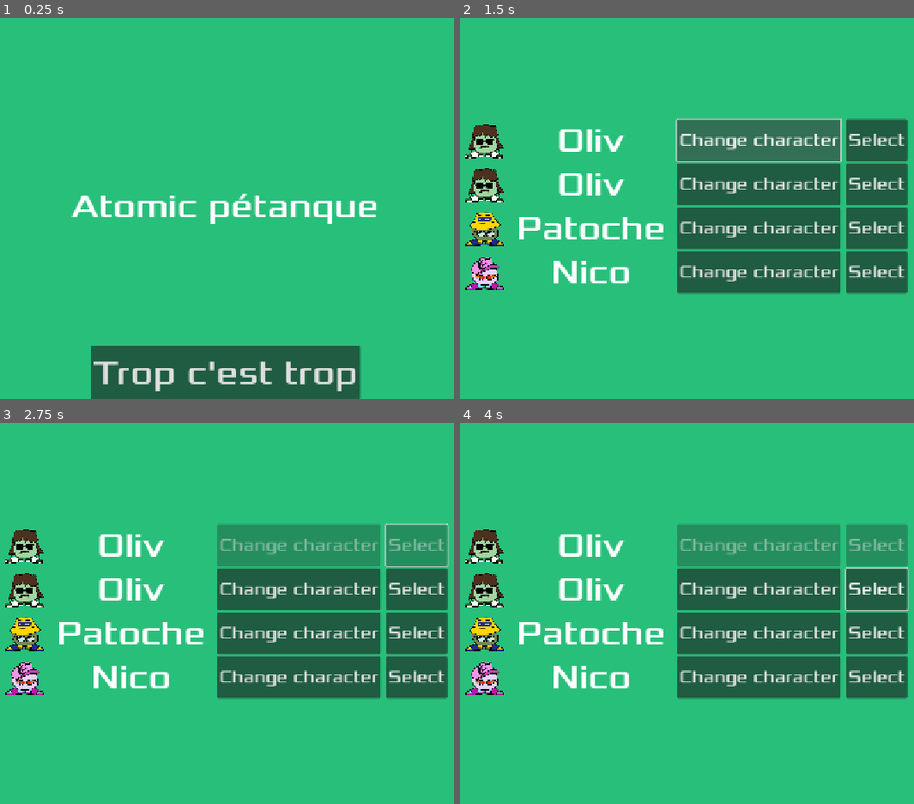
Above: before the commit, frames 1-4 (two rows, left to right).
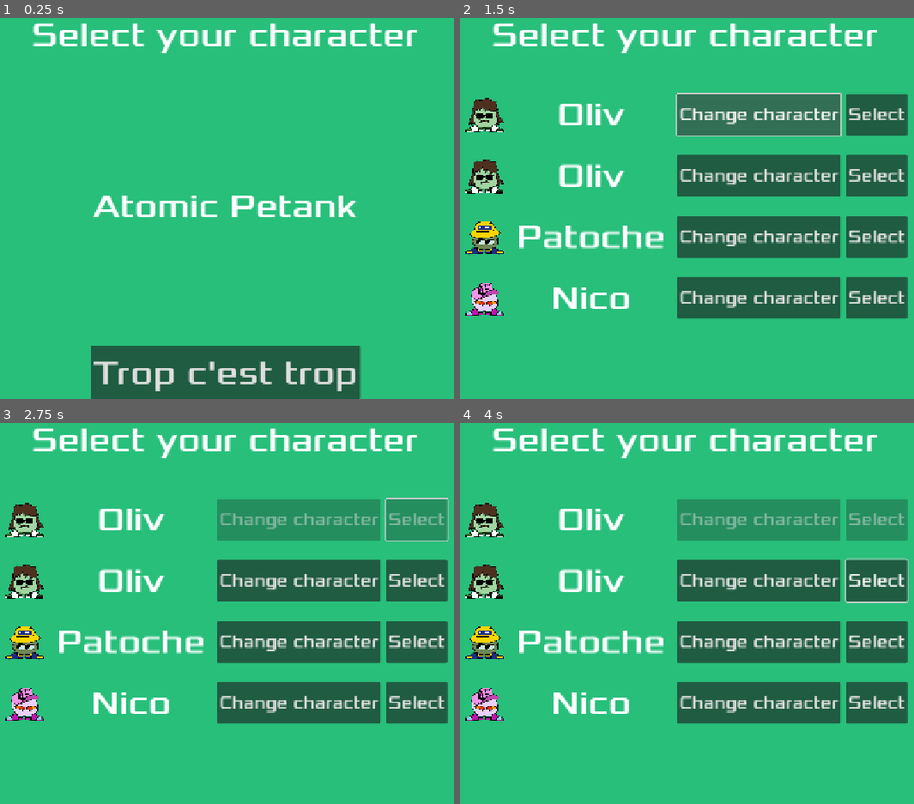
Above: after the commit, the same moments.

Repository: Robb-Fr/orbital-game-jam-7
Game: Godot game, scene res://main.tscn
Same seed, same stepped clock (60 frames per second), same inputs: the game is played once before the commit and once after it.
Inputs:
- Up to frame 1 (0.25 s): no input
- Up to frame 2 (1.5 s): click "Trop c'est trop" at 0.5 s; click "Change character" at 1.25 s
- Up to frame 3 (2.75 s): click "Select" at 2 s
- Up to frame 4 (4 s): tap Enter at 2.75 s; hold Right (move_right) 2.78-3.53 s; tap Space at 3.5 s; hold Down (move_down) from 3.53 s (still down)

The runs differ from the first frame. In frame 1, 4.0% of the frame differs, in the area x 7-92%, y 1-55%; in frame 2, 27%; in frame 3, 27%, in the area x 1-99%, y 1-79%; in frame 4, 27%.

Commit message:
adapts hud for better display

Diff:
--- a/character_select.tscn
+++ b/character_select.tscn
@@ -5,7 +5,7 @@
 [ext_resource type="FontFile" uid="uid://b00c3n5argown" path="res://fonts/Xolonium-Regular.ttf" id="2_5duen"]
 
 [node name="CharacterSelect" type="Control"]
-custom_minimum_size = Vector2(0, 78)
+custom_minimum_size = Vector2(0, 110)
 layout_mode = 3
 anchors_preset = 8
 anchor_left = 0.5
@@ -13,21 +13,24 @@
 anchor_right = 0.5
 anchor_bottom = 0.5
 offset_left = -413.5
-offset_top = -39.0
-offset_right = 413.5
-offset_bottom = 39.0
+offset_top = -45.0
+offset_right = 425.5
+offset_bottom = 45.0
 grow_horizontal = 2
 grow_vertical = 2
 script = ExtResource("1_6yhuy")
 
 [node name="HBoxContainer" type="HBoxContainer" parent="."]
 layout_mode = 1
-anchors_preset = 13
+anchors_preset = 8
 anchor_left = 0.5
+anchor_top = 0.5
 anchor_right = 0.5
-anchor_bottom = 1.0
-offset_left = -413.5
-offset_right = 413.5
+anchor_bottom = 0.5
+offset_left = -419.5
+offset_top = -39.0
+offset_right = 419.5
+offset_bottom = 39.0
 grow_horizontal = 2
 grow_vertical = 2
 theme_override_constants/separation = 10
--- a/hud.tscn
+++ b/hud.tscn
@@ -12,6 +12,19 @@
 
 [node name="HUD" type="CanvasLayer"]
 script = ExtResource("1_64ctp")
+
+[node name="HeaderMessage" type="Label" parent="."]
+anchors_preset = 5
+anchor_left = 0.5
+anchor_right = 0.5
+offset_left = -82.0
+offset_right = 82.0
+offset_bottom = 23.0
+grow_horizontal = 2
+size_flags_horizontal = 4
+theme_override_fonts/font = ExtResource("1_37p78")
+theme_override_font_sizes/font_size = 64
+text = "Select your character"
 
 [node name="ScoreLabel" type="Label" parent="."]
 anchors_preset = 5
@@ -43,7 +56,7 @@
 size_flags_horizontal = 4
 theme_override_fonts/font = ExtResource("1_37p78")
 theme_override_font_sizes/font_size = 64
-text = "Atomic pétanque"
+text = "Atomic Petank"
 horizontal_alignment = 1
 vertical_alignment = 1
 autowrap_mode = 2
